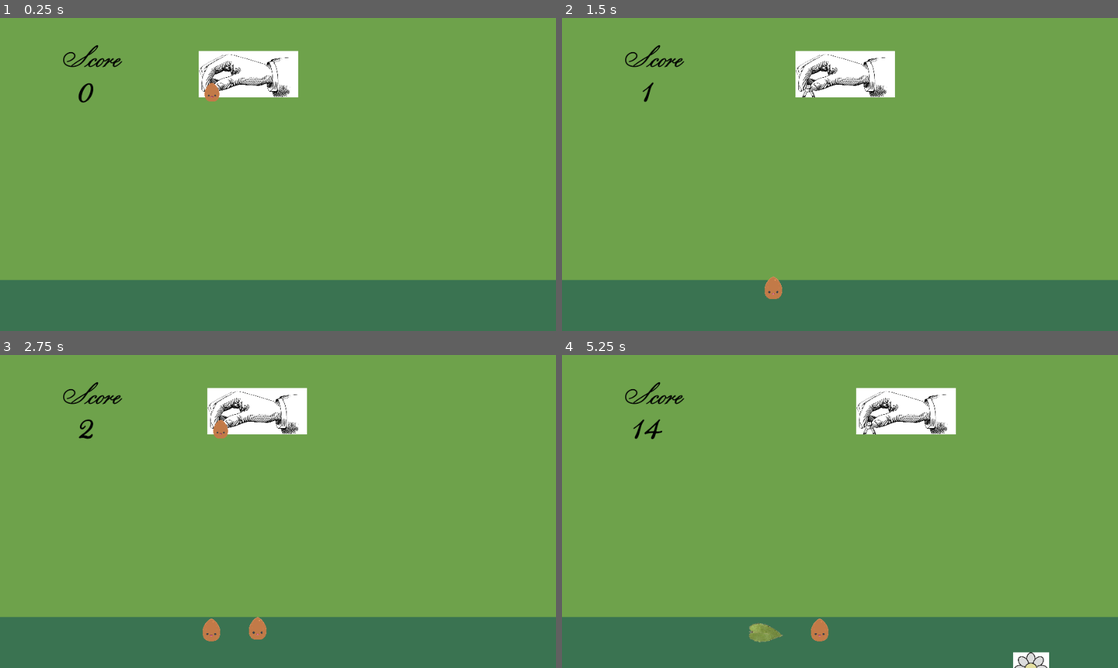
Above: before the commit, frames 1-4 (two rows, left to right).
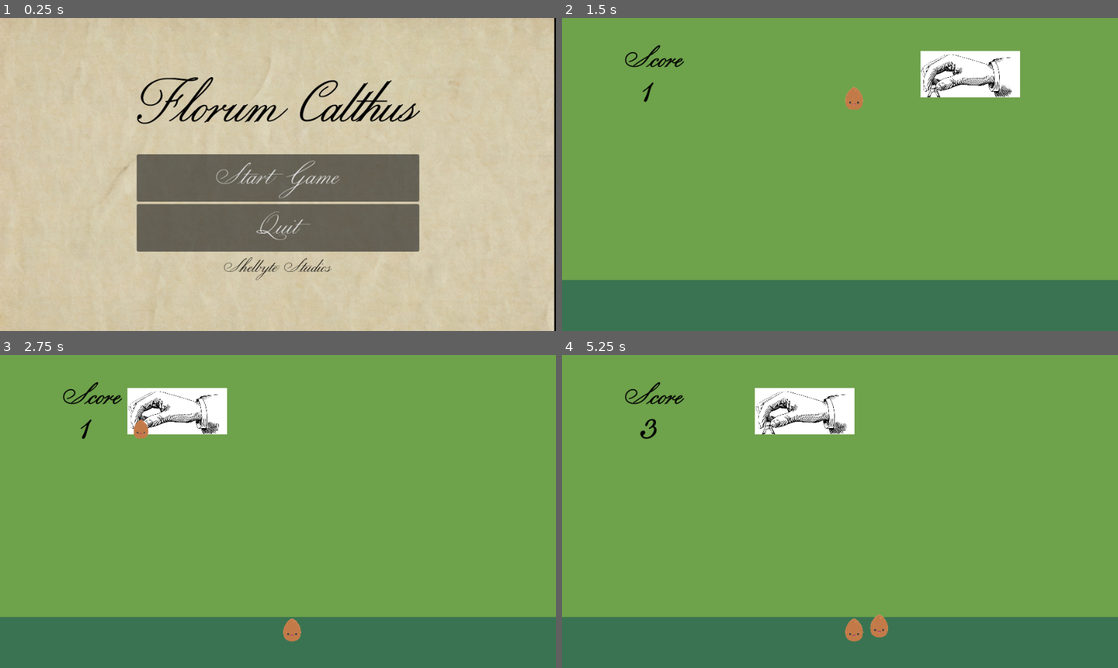
Above: after the commit, the same moments.

Repository: ClebMartin/GMTKGameJam2025
Game: Godot game, scene res://scenes/mainMenu.tscn
Two runs of this game, one before a commit and one after it. Both use one fixed random seed, a clock stepped at 60 frames per second and the inputs below. Before the commit the project starts from res://scenes/game.tscn.
Inputs (mouse positions are in pixels of both pictures, inside the frame that each line leads up to):
- Up to frame 1 (0.25 s): no input
- Up to frame 2 (1.5 s): click (840, 177) at 0.5 s, where only the run after the commit has a clickable "Start Game"; move the mouse to (962, 158) at 1.27 s; hold Right (right) from 1.28 s (still down); hold Space (drop) from 1.28 s (still down)
- Up to frame 3 (2.75 s): move the mouse to (166, 527) at 2.02 s; release Right (right) at 2.03 s; release Space (drop) at 2.03 s; hold Left (left) from 2.03 s (still down); tap Space (drop) at 2.1 s
- Up to frame 4 (5.25 s): move the mouse to (895, 442) at 2.77 s; release Left (left) at 2.78 s; hold Space (drop) 2.78-3.53 s; hold Right (right) 2.78-4.28 s; move the mouse to (812, 574) at 3.52 s; tap Space (drop) at 3.6, 5.1 s; move the mouse to (1006, 558) at 4.27 s; hold Space (drop) 4.28-5.03 s; hold Left (left) from 4.28 s (still down); move the mouse to (673, 464) at 5.02 s

The runs differ from the first frame. In frame 1, 100% of the frame differs, in the area x 0-100%, y 0-100%; in frame 2, 5.6%; in frame 3, 5.3%; in frame 4, 6.7%.

Commit message:
updated main scene to main menu

Diff:
--- /dev/null
+++ b/gmtk-game-jam-2025/default_bus_layout.tres
@@ -0,0 +1,3 @@
+[gd_resource type="AudioBusLayout" format=3 uid="uid://dg0geuy36bpt8"]
+
+[resource]
--- a/gmtk-game-jam-2025/project.godot
+++ b/gmtk-game-jam-2025/project.godot
@@ -11,7 +11,7 @@
 [application]
 
 config/name="GMTK Game Jam 2025"
-run/main_scene="uid://bpbhwm5mdm2e0"
+run/main_scene="uid://cb4h05mtg245f"
 config/features=PackedStringArray("4.4", "Forward Plus")
 config/icon="res://icon.svg"
 
--- a/gmtk-game-jam-2025/scenes/game.tscn
+++ b/gmtk-game-jam-2025/scenes/game.tscn
@@ -1,9 +1,10 @@
-[gd_scene load_steps=5 format=3 uid="uid://bpbhwm5mdm2e0"]
+[gd_scene load_steps=6 format=3 uid="uid://bpbhwm5mdm2e0"]
 
 [ext_resource type="Script" uid="uid://dg0mexjv5h77a" path="res://scripts/game.gd" id="1_lbhrr"]
 [ext_resource type="PackedScene" uid="uid://igw3ym3x2ynf" path="res://scenes/basket.tscn" id="2_yqjtg"]
 [ext_resource type="PackedScene" uid="uid://ckwxsg8n57wix" path="res://scenes/player.tscn" id="3_lnu2h"]
 [ext_resource type="FontFile" uid="uid://bylebo6njjpq" path="res://assets/fonts/OldScientificIllustration.ttf" id="4_lbhrr"]
+[ext_resource type="PackedScene" uid="uid://c2qa0oan4fjgc" path="res://scenes/utils/BackgroundMusic.tscn" id="5_iywne"]
 
 [node name="Main" type="Node2D"]
 script = ExtResource("1_lbhrr")
@@ -49,4 +50,6 @@
 text = "0"
 horizontal_alignment = 1
 
+[node name="BackgroundMusic" parent="." instance=ExtResource("5_iywne")]
+
 [connection signal="dropped_droppable" from="Player" to="." method="_on_player_dropped_droppable"]
--- /dev/null
+++ b/gmtk-game-jam-2025/scenes/utils/BackgroundMusic.tscn
@@ -0,0 +1,10 @@
+[gd_scene load_steps=2 format=3 uid="uid://c2qa0oan4fjgc"]
+
+[ext_resource type="AudioStream" uid="uid://bk8oqyv5cdvww" path="res://assets/music/The_Queens_Jigg.ogg" id="1_357ey"]
+
+[node name="BackgroundMusic" type="Node2D"]
+
+[node name="AudioStreamPlayer2D" type="AudioStreamPlayer2D" parent="."]
+stream = ExtResource("1_357ey")
+volume_db = -5.0
+autoplay = true
--- a/gmtk-game-jam-2025/scripts/player.gd
+++ b/gmtk-game-jam-2025/scripts/player.gd
@@ -28,6 +28,8 @@
 var _tick = 0
 var _waiting_to_spawn = false
 
+const FOLLOW_SPEED = 3.8
+
 func _pick_random_droppable():
 	# only return index for seed, leaf, daisy, or carnation.
 	return _rng.randi_range(0, 3)
@@ -42,15 +44,13 @@
 	_spawn_new_droppable()
 
 func _physics_process(delta):
-	# Follow mouse, don't change y value
-	# Could lerp this!
-	# self.position.x = get_viewport().get_mouse_position().x
+	# How do I tell if I'm using keyboard or mouse primarily?
+	var mouse_pos = get_global_mouse_position()
+	self.position.x = self.position.lerp(mouse_pos, delta * FOLLOW_SPEED).x
 
 	if Input.is_action_pressed("left"):
-		#do stuff
 		self.position.x -= PLAYER_SPEED
 	if Input.is_action_pressed('right'):
-		#do stuff
 		self.position.x += PLAYER_SPEED
 	if Input.is_action_pressed("drop") && !_waiting_to_spawn:
 		_drop()
